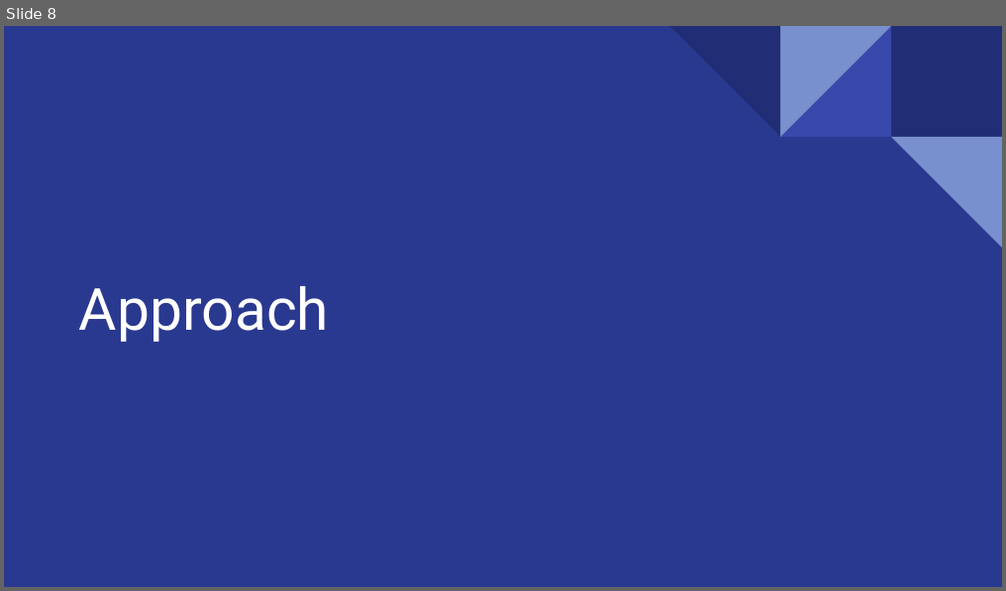
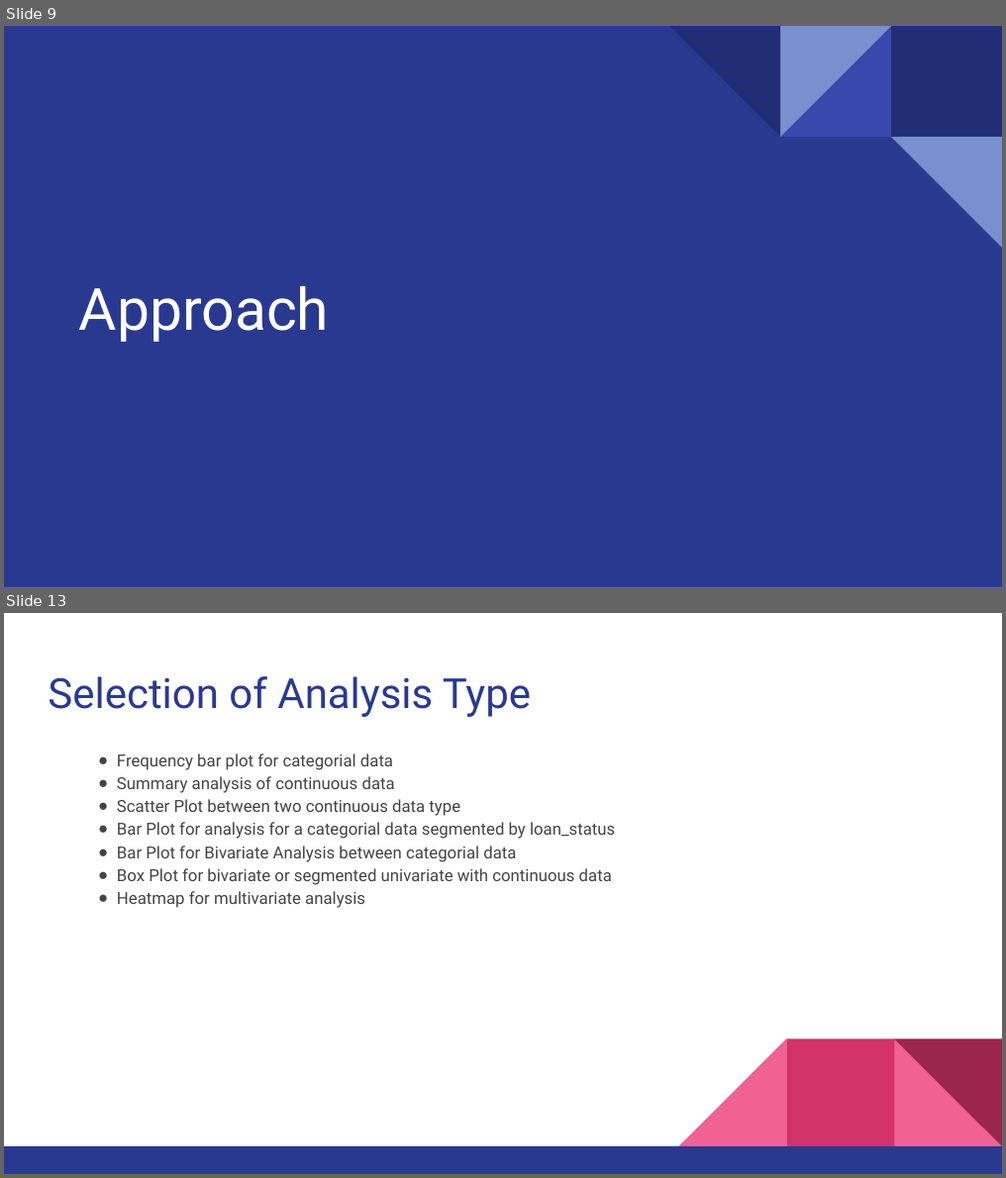
Before and after one commit to rajeevin/LendingClubCaseStudy, a slide deck: Lending Club Case study.pptx. Shown one above the other, each under a label of ours: slide 8 before the commit, slides 9 and 13 after it; the slides between them are not shown. The pictures are 1006x591 and 1006x1178 pixels, drawn with LibreOffice and Linux fonts; fonts in the diff are those of the drawing. Boxes give left, top, right and bottom in pixels: in the first picture for what was removed or moved away, otherwise in the second. Text is boxed around its words. In the diff, an @@ line names an element or a change of style, - is before the commit and + after.

```diff
--- a/Lending Club Case study.pptx
+++ b/Lending Club Case study.pptx
@@ slide 13 added at bbox=[4, 613, 1002, 1174], background #FFFFFF @@
@@ title added at bbox=[48, 676, 531, 717], 30 pt, text #2A3990 @@
+Selection of Analysis Type
@@ text added at bbox=[117, 754, 615, 908], 12 pt, text #434343 @@
+● Frequency bar plot for categorial data
+● Summary analysis of continuous data
+● Scatter Plot between two continuous data type
+● Bar Plot for analysis for a categorial data segmented by loan_status
+● Bar Plot for Bivariate Analysis between categorial data
+● Box Plot for bivariate or segmented univariate with continuous data
+● Heatmap for multivariate analysis
@@ group added at bbox=[4, 1039, 1002, 1174]: 3 right triangles, 2 rectangles @@
@@ what was slide 8 is now slide 9 @@
```
Also in this commit, not shown: 12 slides changed, 3 other slides added, 1 slide removed, 1 other file.
